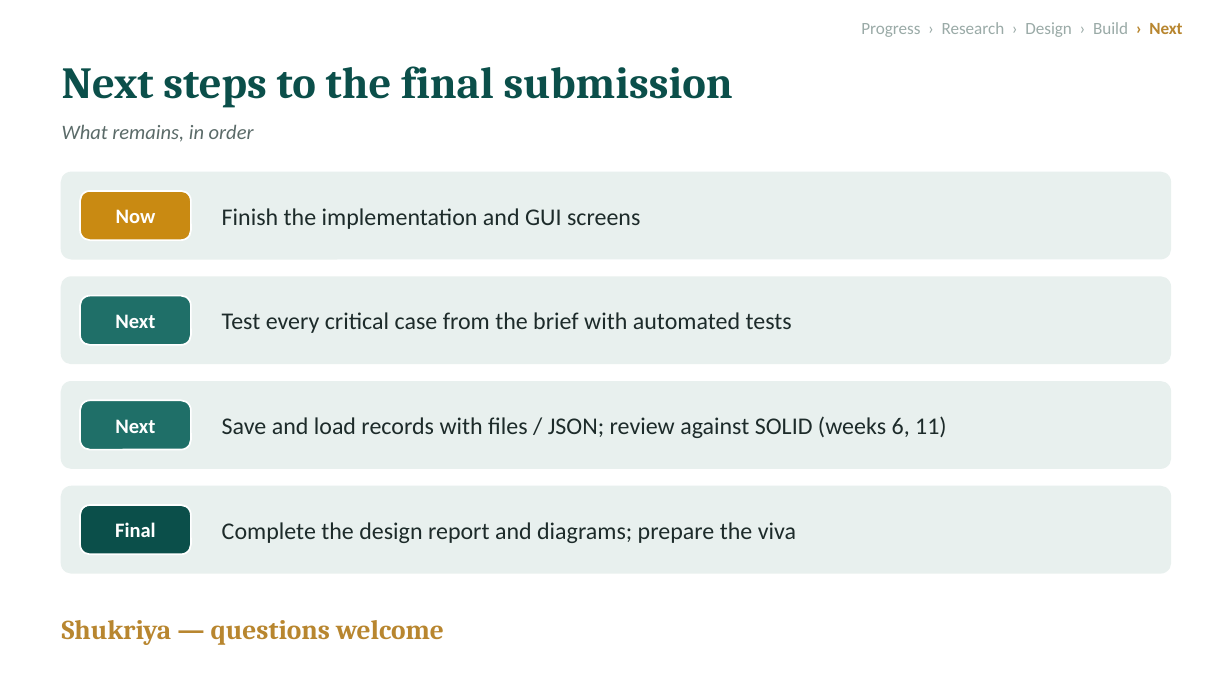
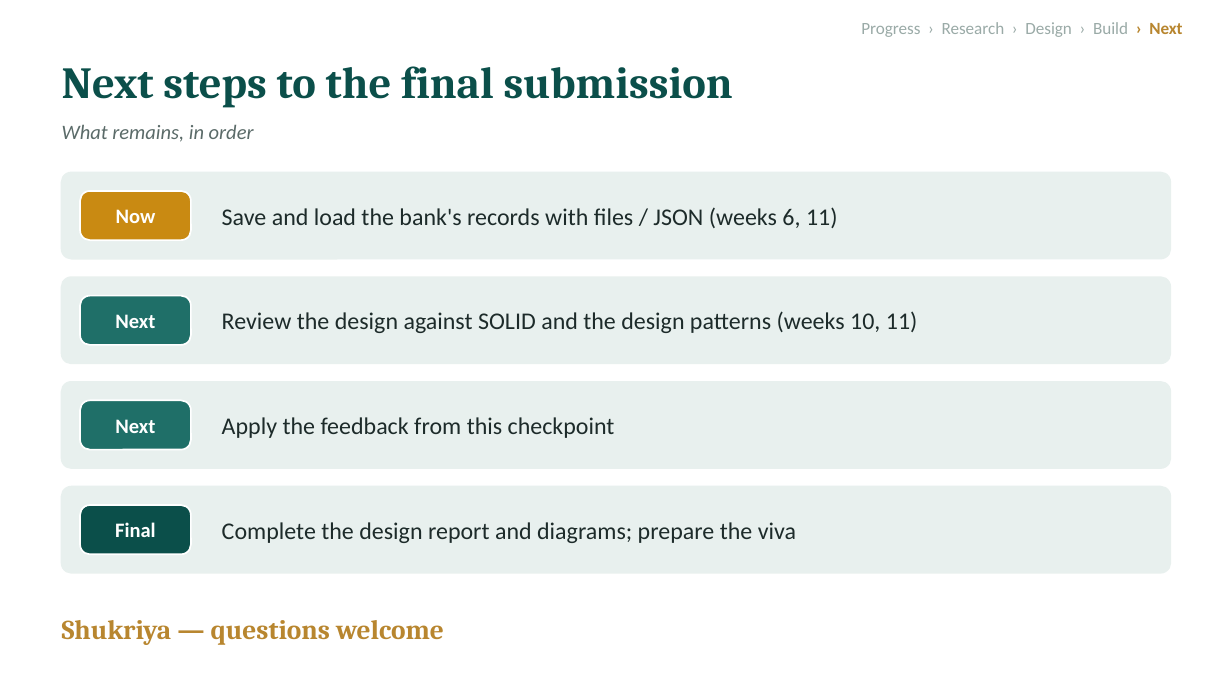
Before and after one commit to l255668-hash/commercial-banking, a slide deck: slide 9 of docs/Progress_Presentation_1.pptx. Drawn at 1232x693 pixels with LibreOffice and Linux fonts; fonts in the diff are those of the drawing. Boxes give left, top, right and bottom in pixels: in the first picture for what was removed or moved away, otherwise in the second. Text is boxed around its words. In the diff, an @@ line names an element or a change of style, - is before the commit and + after.

```diff
--- a/docs/Progress_Presentation_1.pptx
+++ b/docs/Progress_Presentation_1.pptx
@@ text at bbox=[222, 207, 838, 228]: text changed @@
-Finish the implementation and GUI screens
+Save and load the bank's records with files / JSON (weeks 6, 11)
@@ text at bbox=[222, 311, 918, 333]: text changed @@
-Test every critical case from the brief with automated tests
+Review the design against SOLID and the design patterns (weeks 10, 11)
@@ text at bbox=[222, 417, 615, 438]: text changed @@
-Save and load records with files / JSON; review against SOLID (weeks 6, 11)
+Apply the feedback from this checkpoint
```
Also in this commit, not shown: 2 other slides changed, 3 other files.
